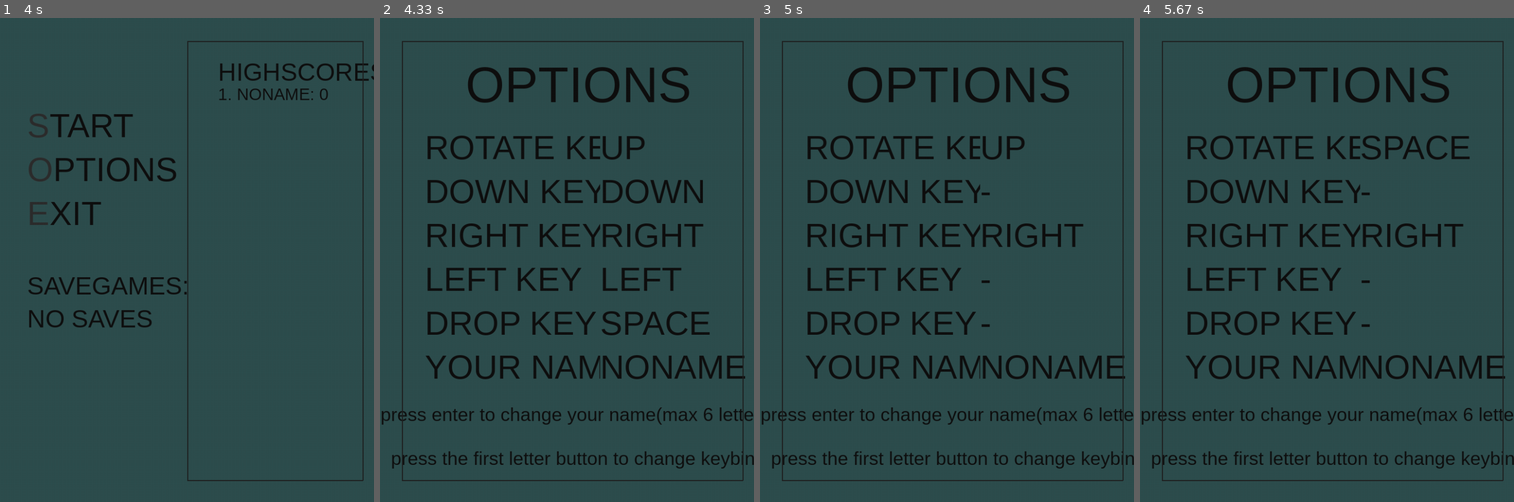
Above: before the commit, frames 1-4 (left to right).
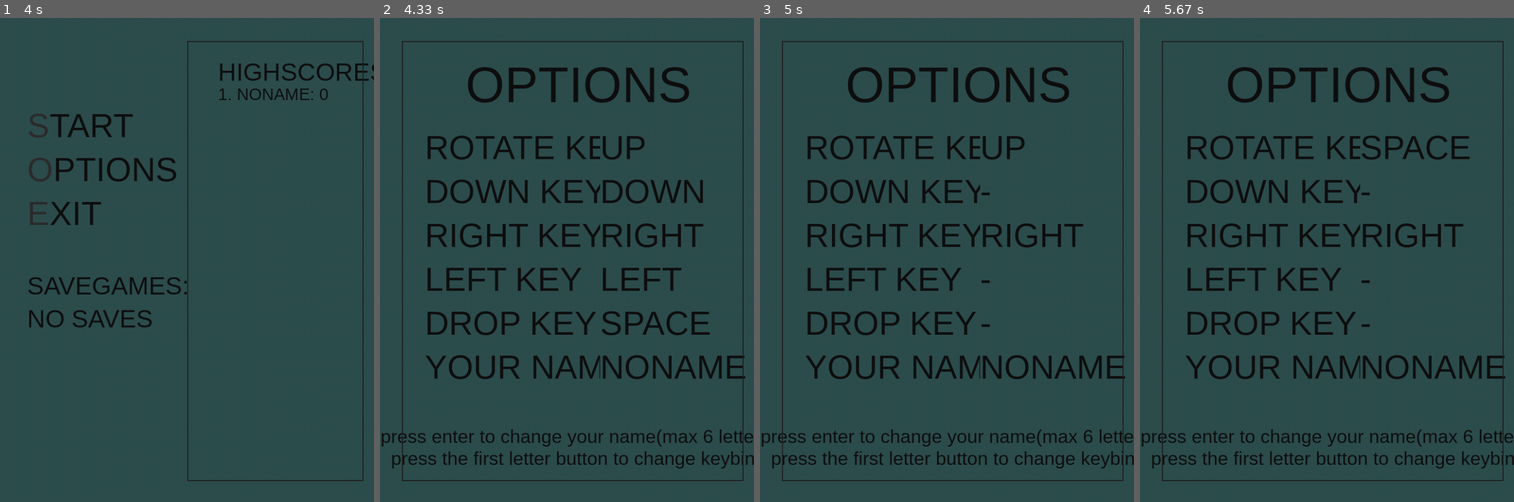
Above: after the commit, the same moments.

Repository: zetterus/first_projects
Game: pygame game, started from mine/tetris/main.py
The game is run twice, just before and just after one commit, with the same random seed, the same clock (stepped at 60 frames per second) and the same inputs.
Inputs:
- Up to frame 1 (4 s): tap S at 0.33, 2.22 s; tap Space at 0.67, 1.07, 1.37, 1.95, 2.62 s; hold Right 1-1.47 s; tap Esc at 1.55, 2.88 s; hold 3 1.88-2.18 s; hold Up 1.88-2.18 s; hold Up 2.55-2.85 s
- Up to frame 2 (4.33 s): tap O at 4.28 s
- Up to frame 3 (5 s): hold Down 4.62-4.92 s; tap Space at 4.68 s; hold Left from 4.95 s (still down)
- Up to frame 4 (5.67 s): tap Space at 5.02, 5.32, 5.45 s; release Left at 5.35 s; hold Up from 5.38 s (still down); tap Down at 5.53 s

Frame 1 is identical in both runs. In frame 2, 1.6% of the frame differs, in the area x 0-100%, y 80-89%; in frame 3, 1.6%; in frame 4, 1.6%.

Commit message:
rework all structure?

Diff:
--- a/mine/tetris/main.py
+++ b/mine/tetris/main.py
@@ -24,7 +24,7 @@
         self.BLACK = (16, 16, 16)
         self.BLUE = (0, 100, 255)
         self.GRAY18 = (46, 46, 46)
-        self.DARK_GREY = (32, 32, 32)
+        # self.DARK_GREY = (32, 32, 32)
         self.DARK_SLATE_GREY = (47, 79, 79)
 
         # delay between move down time
@@ -84,7 +84,6 @@
         try:
             with open(r"D:\python\first_projects\mine\tetris\savegames.pkl", "rb") as file:
                 savegames_voc = pickle.load(file)
-                print(savegames_voc)
                 for num, name in enumerate(savegames_voc.keys(), 1):
                     rec_i = board.line_thickness + size * (12 + num)
                     record = savegames_voc[name]
@@ -135,6 +134,7 @@
 
         # Draw the frame
         pygame.display.flip()
+        pygame.time.Clock().tick(60)
 
     def input_dialog_box(self):
         pass
@@ -157,12 +157,14 @@
         try:
             with open("savegames.pkl", "rb") as file:
                 records_voc = pickle.load(file)
-                records_voc[menu.username] = (menu, board, figure)
+                if menu.username in records_voc:
+                    old = records_voc[menu.username]
+                    new = (menu, board, figure)
+                records_voc[menu.username] = max(old, new, key=lambda x: x[1].score)
                 records_voc = {k: v for k, v in sorted(records_voc.items(), key=lambda x: x[1][1].score, reverse=True)}
                 if len(records_voc) > 3:
                     records_voc.popitem()
         except:
-            print("SAVE PROGRESS FAILED!")
             records_voc = {menu.username: (menu, board, figure)}
         finally:
             with open("savegames.pkl", "wb") as file:
@@ -176,7 +178,8 @@
                 global menu, board, figure
                 menu, board, figure = save
         except:
-            print("LOAD PROGRESS FAILURE!")
+            pass
+            # print("LOAD PROGRESS FAILURE!")
 
     def options_draw(self):
         # Fill the background
@@ -245,7 +248,7 @@
 
         # first hint text
         hint_j = board.line_thickness + (board.square_size + board.line_thickness) * (board.cols * 1.5 / 2)
-        hint_1_i = board.line_thickness + (board.square_size + board.line_thickness) * 18
+        hint_1_i = board.line_thickness + (board.square_size + board.line_thickness) * 19
         self.draw_text(hint_j, hint_1_i, "press enter to change your name(max 6 letters)", font_size=36)
 
         # second hint text
@@ -273,6 +276,7 @@
 
         # Draw the frame
         pygame.display.flip()
+        pygame.time.Clock().tick(60)
 
     def set_key(self, key_name):
         if key_name == 'rotate':
@@ -412,7 +416,6 @@
         for ii in range(self.f_height[0], self.f_height[1] - self.f_height[2]):
             for jj in range(self.f_width[0], self.f_width[1] - self.f_width[2]):
                 if board.board[self.i + 1 + ii][self.j + jj] + self.form[ii][jj] == 2:
-                    print(f"Collision detected at ({self.i + 1 + ii}, {self.j + jj})")
                     return False
 
         return True
@@ -599,6 +602,7 @@
 
         # Draw the frame
         pygame.display.flip()
+        pygame.time.Clock().tick(60)
 
 
 # initializing objects
@@ -684,9 +688,9 @@
                             #     print(figure.i, figure.j)
 
                     # figures moves
-                    # figure moves down
+                    # figure moves down by its own
                     current_time = pygame.time.get_ticks()
-                    delta_time = current_time - menu.last_move_down_time
+                    delta_time = abs(current_time - menu.last_move_down_time)
                     if delta_time >= menu.MOVE_DOWN_DELAY and figure.can_move_down():  # if tick passed and figure can move down - move it down
                         figure.move(1, 0)
                         menu.last_move_down_time = current_time
@@ -747,6 +751,7 @@
                                     waiting_for_input = False
 
                         pygame.display.flip()
+                        pygame.time.Clock().tick(60)
 
                     # frame draw
                     board.draw_board(figure)
@@ -807,6 +812,7 @@
                                             menu.draw_text(j, i, text=menu.username, align="topleft",
                                                            bg_color=menu.DARK_SLATE_GREY)
                                             pygame.display.flip()
+                                            pygame.time.Clock().tick(60)
 
                             else:
                                 menu.change_key(event.key)
